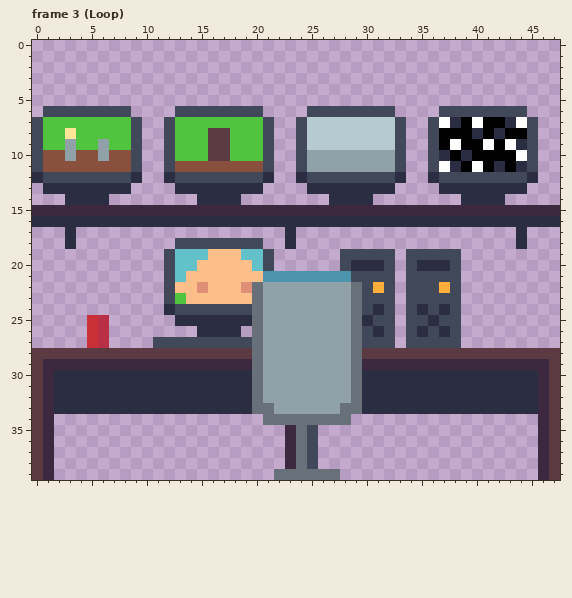
One commit to this pixel-art file: Assets/Objects/ContolRoom.ase. Above, as it was before the edit.
48x40 pixels, 3 frames. Shown: frame 3 (Loop). The commit also changed other frames, which this record leaves out.
Once edited:
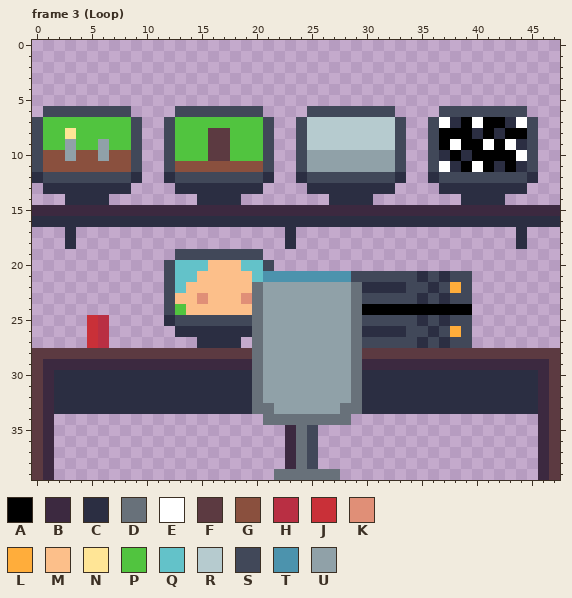
Palette (. is transparent): A #000000  B #3c2940  C #2b2e42  D #68717a  E #ffffff  F #5c3a41  G #8a503e  H #b92f43  J #c93038  K #e08f77  L #ffad3b  M #fcbf8a  N #ffe596  P #51c43f  Q #63c2c9  R #b6cbcf  S #414859  T #4c93ad  U #90a1a8
What changed:
Frame 3 (Loop), layer "Layer 1":
There is now colour A in row 24 at x 33 and 39.
The edit turns colour C into colour A in row 24 at x 31, 35 and 37.
The edit turns colour S into colour A in row 24 at x 30, 32, 34, 36 and 38.
There is now colour C in row 22 at x 33; in row 25 at x 12; in row 26 at x 13 to 14, 19 and 33.
The edit turns colour L into colour C in row 22 at x 31.
The edit turns colour S into colour C in row 21 at x 35 and 37; in row 22 at x 30, 32 and 36; in row 23 at x 35 and 37; in row 25 at x 35 and 37; in row 26 at x 30, 32 and 36; in row 27 at x 15 to 18, 35 and 37.
The edit turns colour M into colour K in row 23 at x 15 and 19.
The edit turns colour S into colour L in row 22 at x 38; in row 26 at x 38.
The edit turns colour K into colour M in row 22 at x 15 and 19.
The edit turns colour P into colour M in row 23 at x 13.
The edit turns colour S into colour M in row 24 at x 14 to 19.
The edit turns colour S into colour P in row 24 at x 13.
The edit turns colour M into colour Q in row 20 at x 15 and 19; in row 21 at x 14 and 20; in row 22 at x 13.
There is now colour S in row 21 at x 33 and 39; in row 22 at x 39; in row 23 at x 33 and 39; in row 25 at x 33 and 39; in row 26 at x 39; in row 27 at x 33 and 39.
The edit turns colour C into colour S in row 24 at x 12; in row 25 at x 13 to 19, 30 and 36; in row 26 at x 35 and 37.
The edit turns colour L into colour S in row 22 at x 37.
The edit turns colour M into colour S in row 19 at x 16 to 18.
The edit turns colour Q into colour S in row 19 at x 13 to 15 and 19 to 20.
The author cleared colour C in row 20 at x 29 to 31 and 35 to 37.
The author cleared colour S in row 18 at x 13 to 20; in row 19 at x 12, 21, 28 to 32 and 34 to 38; in row 20 at x 28, 32, 34 and 38; in row 27 at x 11 to 14 and 19.
